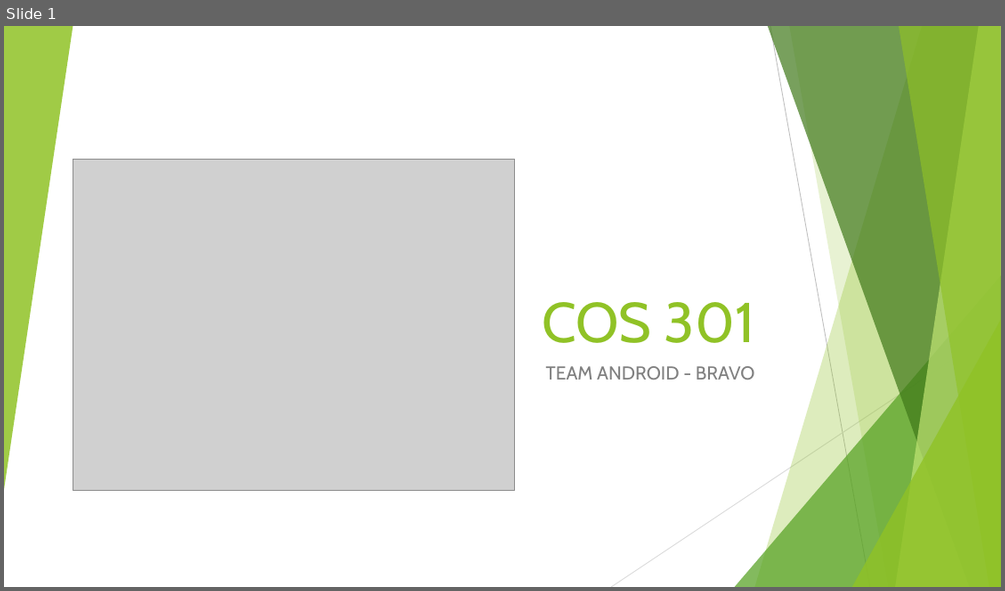
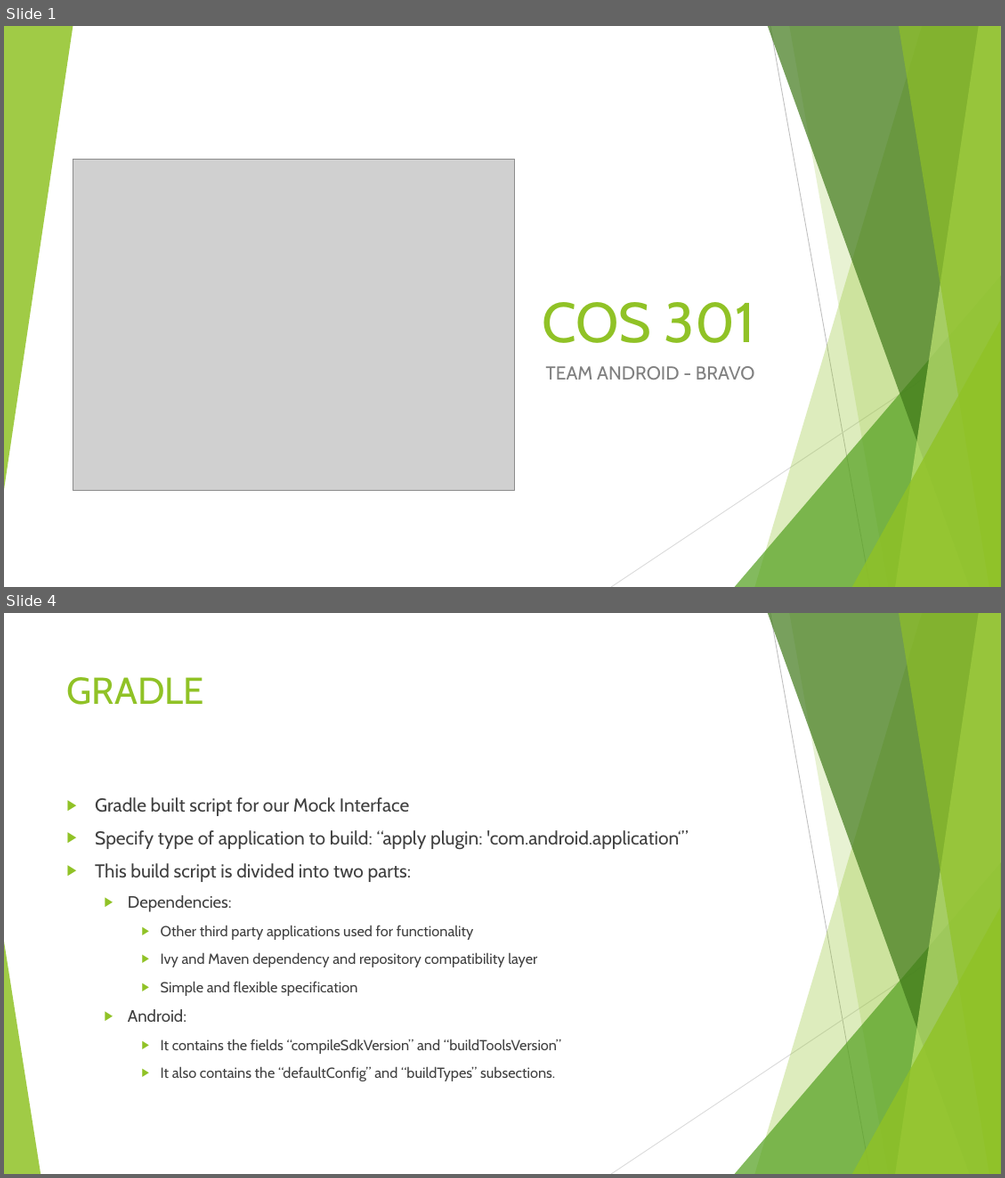
Before and after one commit to u14077893/Bravo, a slide deck: Android Interface/Presentation/COS 301 Presentation.pptx. Shown one above the other, each under a label of ours: slide 1 before the commit, slides 1 and 4 after it; the slides between them are not shown. The pictures are 1005x591 and 1005x1178 pixels, drawn with LibreOffice and Linux fonts; fonts in the diff are those of the drawing; grey boxes stand for pictures. Boxes give left, top, right and bottom in pixels: in the first picture for what was removed or moved away, otherwise in the second. Text is boxed around its words. In the diff, an @@ line names an element or a change of style, - is before the commit and + after.

Commit message:
Presentation
Work In Progress

```diff
--- a/Android Interface/Presentation/COS 301 Presentation.pptx
+++ b/Android Interface/Presentation/COS 301 Presentation.pptx
@@ slide 4 added at (4,613,1001,1174), background #FFFFFF; not listed: 9 template elements that a slide beside it also shows @@
@@ title added at (67,677,204,705), 36 pt, text #90C226 @@
+GRADLE
@@ text added at (95,797,688,1081), 14 pt, text #404040 @@
+▶ Gradle built script for our Mock Interface
+▶ Specify type of application to build: “apply plugin: 'com.android.application‘”
+▶ This build script is divided into two parts:
+  ▶ Dependencies:
+    ▶ Other third party applications used for functionality
+    ▶ Ivy and Maven dependency and repository compatibility layer
+    ▶ Simple and flexible specification
+  ▶ Android:
+    ▶ It contains the fields “compileSdkVersion” and “buildToolsVersion”
+    ▶ It also contains the “defaultConfig” and “buildTypes” subsections.
@@ triangle added at (4,941,40,1174), fill #90C226 at 85% opacity @@
```
Also in this commit, not shown: 16 other slides added.
